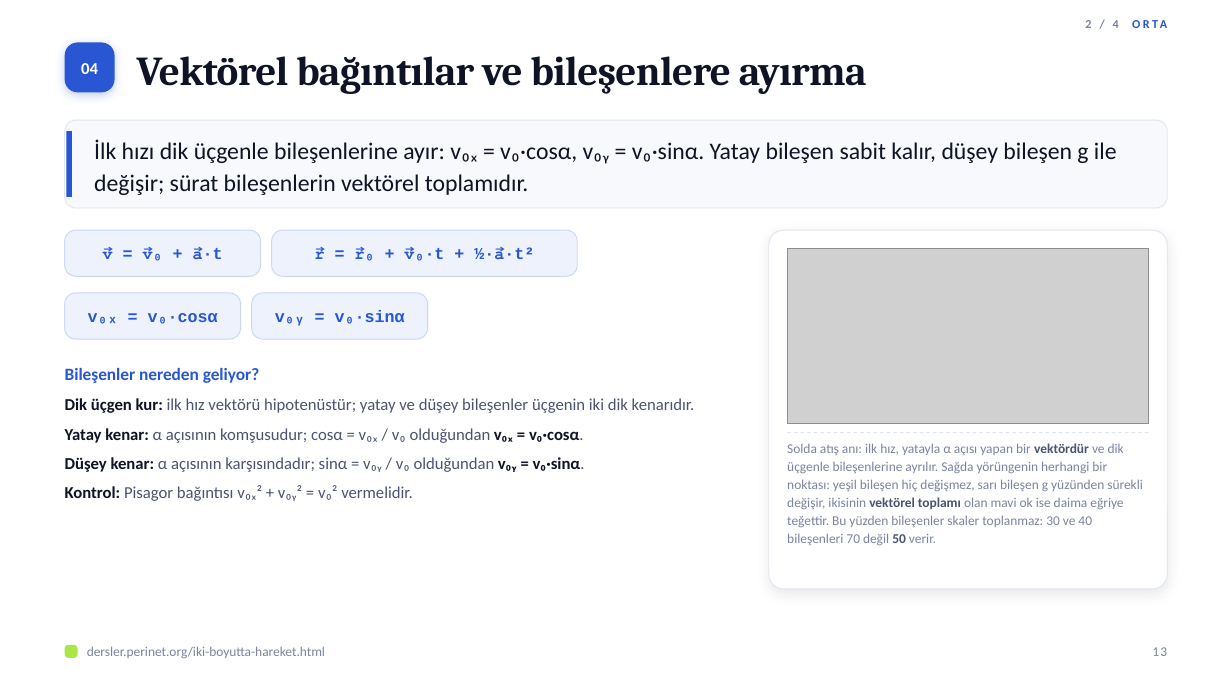
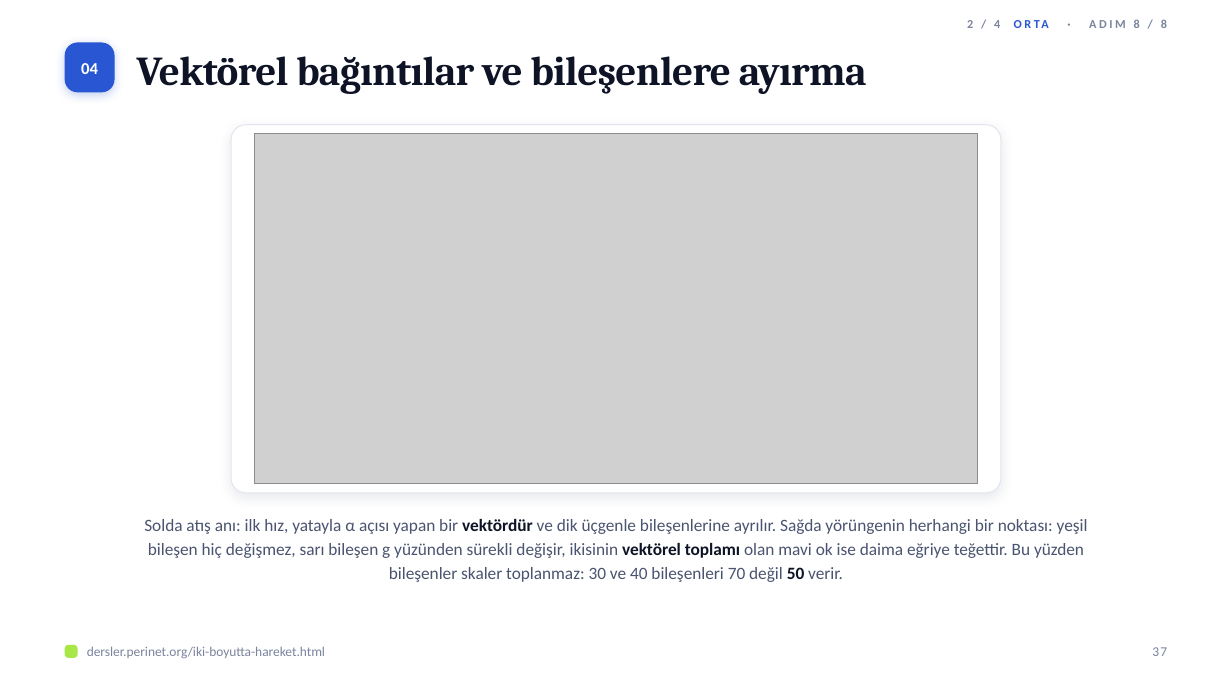
Before and after one commit to elestirmen/dersler, a slide deck: slide 37 of dist/sunum/iki-boyutta-hareket.pptx (slide 13 before the commit). Drawn at 1232x693 pixels with LibreOffice and Linux fonts; fonts in the diff are those of the drawing; grey boxes stand for pictures. Boxes give left, top, right and bottom in pixels: in the first picture for what was removed or moved away, otherwise in the second. Text is boxed around its words. In the diff, an @@ line names an element or a change of style, - is before the commit and + after.

```diff
--- a/dist/sunum/iki-boyutta-hareket.pptx
+++ b/dist/sunum/iki-boyutta-hareket.pptx
@@ text at (967,20,1167,28): text changed; text colour #2957D4 to #7B849E @@
-2 / 4 ORTA
+2 / 4 ORTA · ADIM 8 / 8
@@ rounded rectangle removed at (65,120,1167,208) @@
@@ rectangle removed at (67,131,72,197) @@
@@ text removed at (94,139,1117,195) @@
-İlk hızı dik üçgenle bileşenlerine ayır: v₀ₓ = v₀·cosα, v₀ᵧ = v₀·sinα. Yatay bileşen sabit kalır, düşey bileşen g ile değişir; sürat bileşenlerin vektörel toplamıdır.
@@ rounded rectangle: place and size @@
-rounded rectangle at (769,230,1167,589)
+rounded rectangle at (231,125,1001,493)
@@ rounded rectangle at (231,125,1001,493): proportions changed @@
@@ picture added at (254,134,978,484) @@
@@ rounded rectangle removed at (65,230,261,276) @@
@@ rounded rectangle removed at (272,230,578,276) @@
@@ text removed at (103,248,223,261) @@
-v⃗ = v⃗₀ + a⃗·t
@@ text removed at (315,247,534,261) @@
-r⃗ = r⃗₀ + v⃗₀·t + ½·a⃗·t²
@@ picture removed at (787,249,1149,423) @@
@@ rounded rectangle removed at (65,293,240,339) @@
@@ rounded rectangle removed at (251,293,427,339) @@
@@ text removed at (88,313,218,324) @@
-v₀ₓ = v₀·cosα
@@ text removed at (275,310,405,326) @@
-v₀ᵧ = v₀·sinα
@@ text removed at (65,368,260,383) @@
-Bileşenler nereden geliyor?
@@ text removed at (65,398,695,501) @@
-1. Dik üçgen kur: ilk hız vektörü hipotenüstür; yatay ve düşey bileşenler üçgenin iki dik kenarıdır.
-2. Yatay kenar: α açısının komşusudur; cosα = v₀ₓ / v₀ olduğundan v₀ₓ = v₀·cosα.
-3. Düşey kenar: α açısının karşısındadır; sinα = v₀ᵧ / v₀ olduğundan v₀ᵧ = v₀·sinα.
-4. Kontrol: Pisagor bağıntısı v₀ₓ² + v₀ᵧ² = v₀² vermelidir.
@@ line removed from (787, 433) to (1149, 433) @@
@@ text "Solda atış anı: ilk hız, ...": place and size @@
-text "Solda atış anı: ilk hız, ..." at (787,443,1143,545)
+text "Solda atış anı: ilk hız, ..." at (144,519,1088,582)
@@ text "Solda atış anı: ilk hız, ..." at (144,519,1088,582): size 10.5 to 13.5 pt, text colour #7B849E to #4A5470; text colour #4A5470 to #0E1426 in "vektördür vektörel toplamı 50"; alignment left to centre; line spacing 1.12 to 1.15 @@
@@ text at (1152,647,1167,656): text changed @@
-13
+37
```
Also in this commit, not shown: 30 other slides changed, 104 slides added, 12 slides removed, 22 other files.
